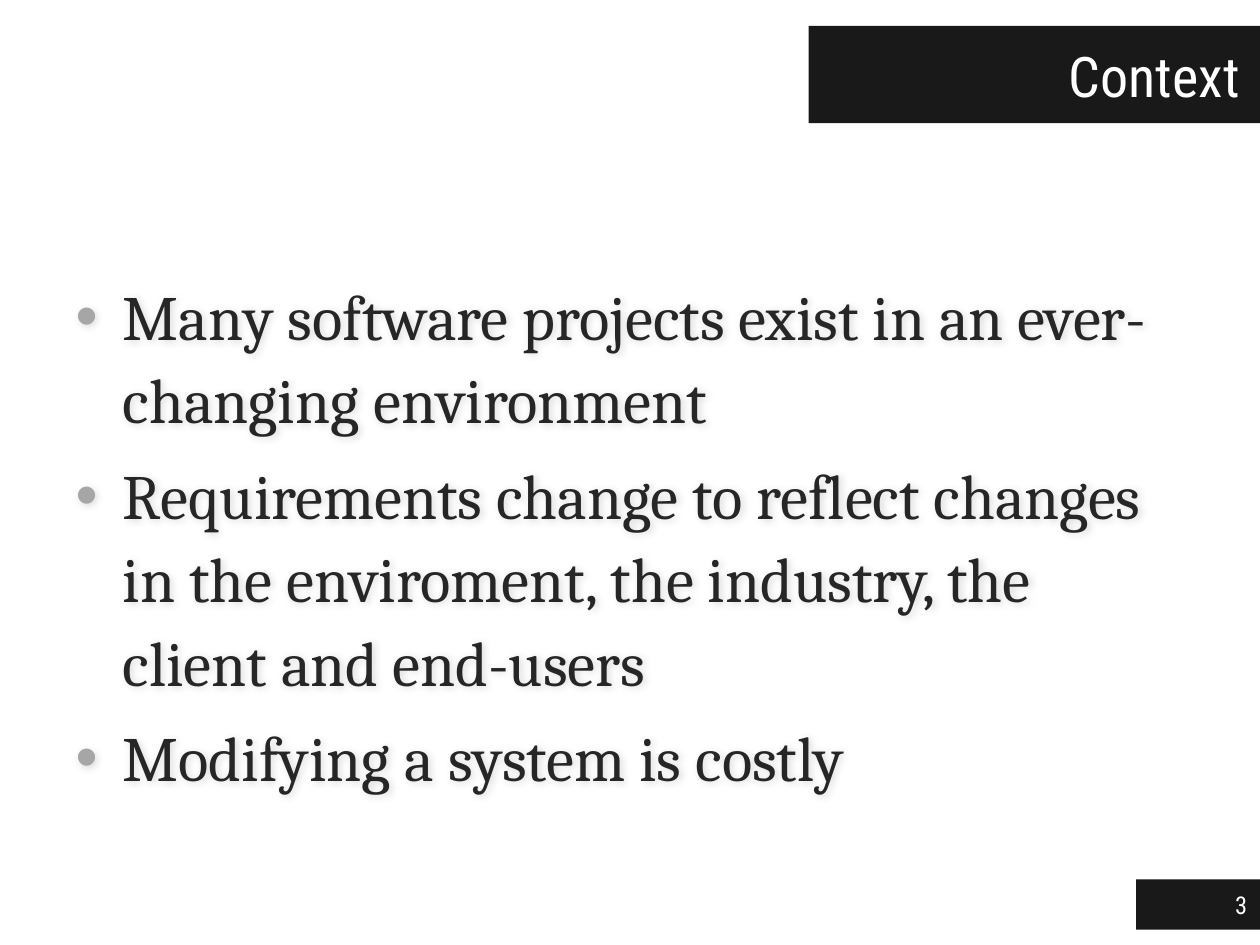
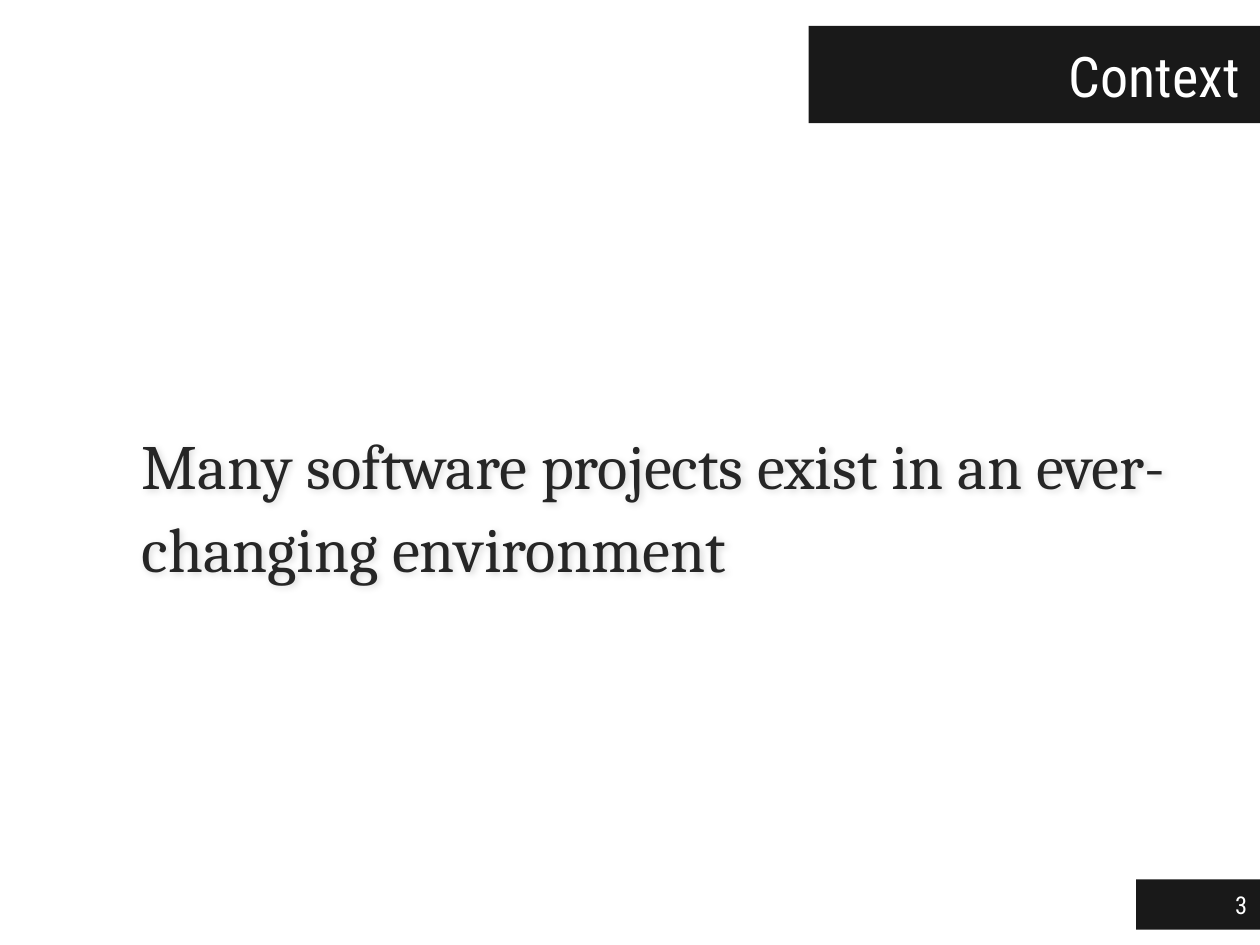
Before and after one commit to jgradim/thesis, a slide deck: slide 3 of presentations/thesis.pptx. Drawn at 1260x945 pixels with LibreOffice and Linux fonts; fonts in the diff are those of the drawing. Boxes give left, top, right and bottom in pixels: in the first picture for what was removed or moved away, otherwise in the second. Text is boxed around its words. In the diff, an @@ line names an element or a change of style, - is before the commit and + after.

```diff
--- a/presentations/thesis.pptx
+++ b/presentations/thesis.pptx
@@ text "Many software projects exist in ...": place and size @@
-text "Many software projects exist in ..." at [123,295,1147,795]
+text "Many software projects exist in ..." at [142,444,1165,586]
@@ text "Many software projects exist in ..." at [142,444,1165,586]: bullet • to none @@
@@ text at [123,474,1141,795]: paragraphs removed @@
-• Requirements change to reflect changes in the enviroment, the industry, the client and end-users
-• Modifying a system is costly
```
Also in this commit, not shown: 6 slides added.
